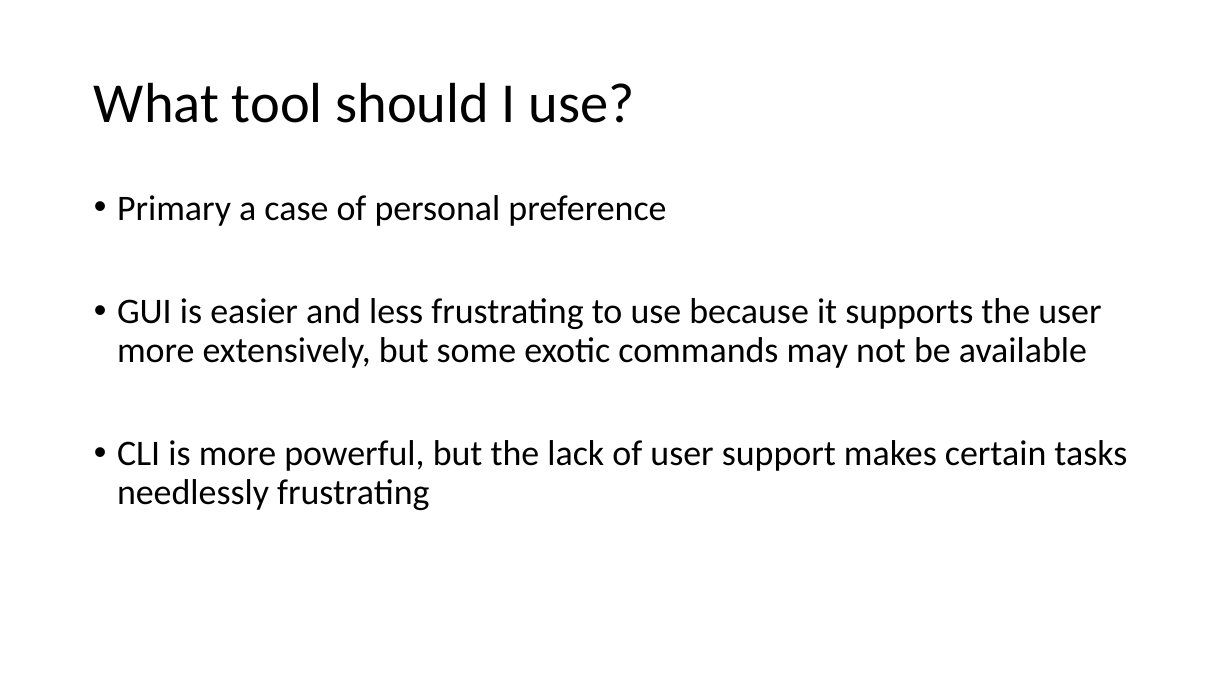
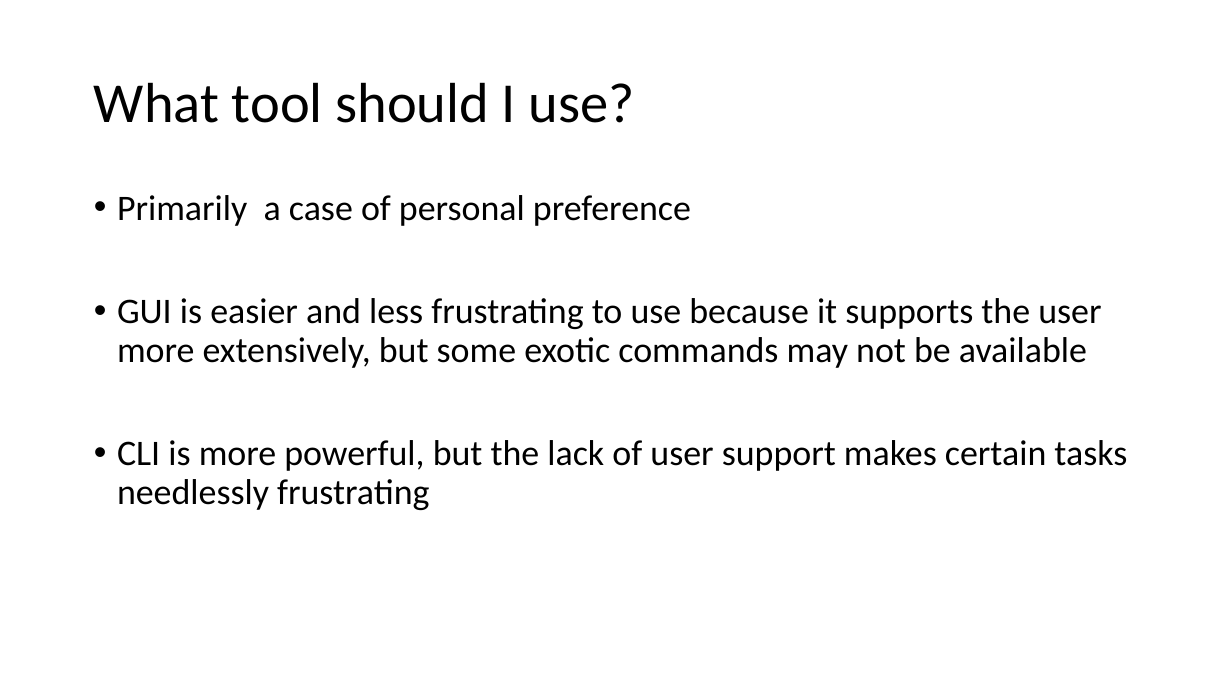
Before and after one commit to MaastrichtU-CDS/general_coding_practices, a slide deck: slide 11 of GIT/Git basics.pptx. Drawn at 1232x693 pixels with LibreOffice and Linux fonts; fonts in the diff are those of the drawing. Boxes give left, top, right and bottom in pixels: in the first picture for what was removed or moved away, otherwise in the second. Text is boxed around its words. In the diff, an @@ line names an element or a change of style, - is before the commit and + after.

```diff
--- a/GIT/Git basics.pptx
+++ b/GIT/Git basics.pptx
@@ text at (x1=117, y1=195, x2=691, y2=226): text changed @@
-• Primary a case of personal preference
+• Primarily a case of personal preference
```
Also in this commit, not shown: 1 other slide changed, 2 slides added, 1 other file.
